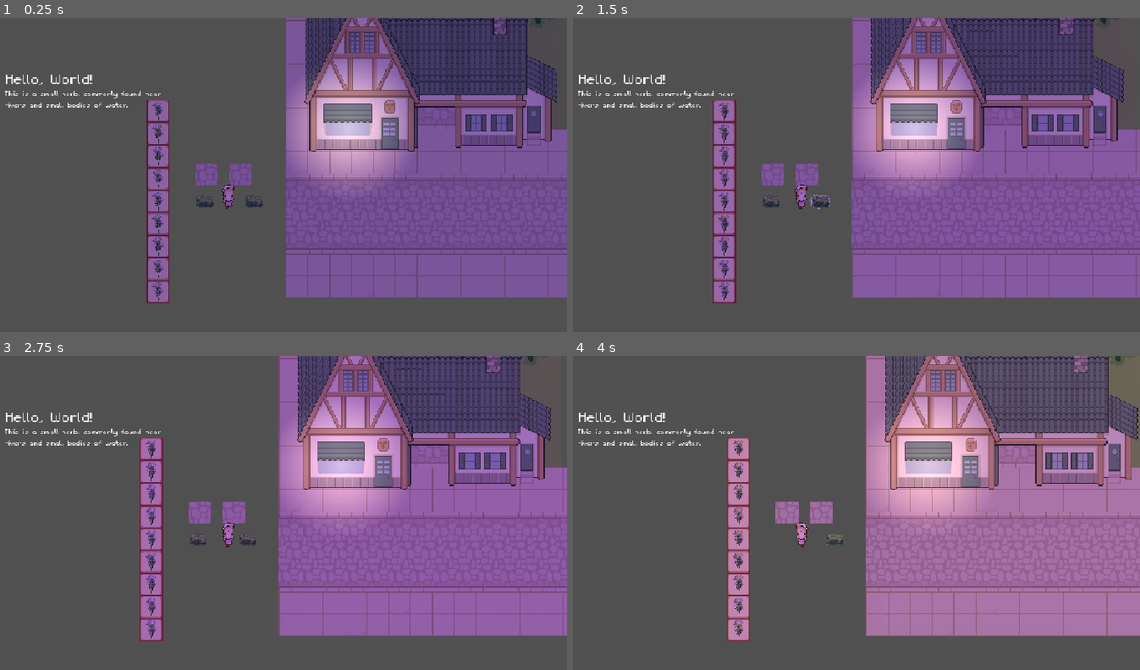
Above: before the commit, frames 1-4 (two rows, left to right).
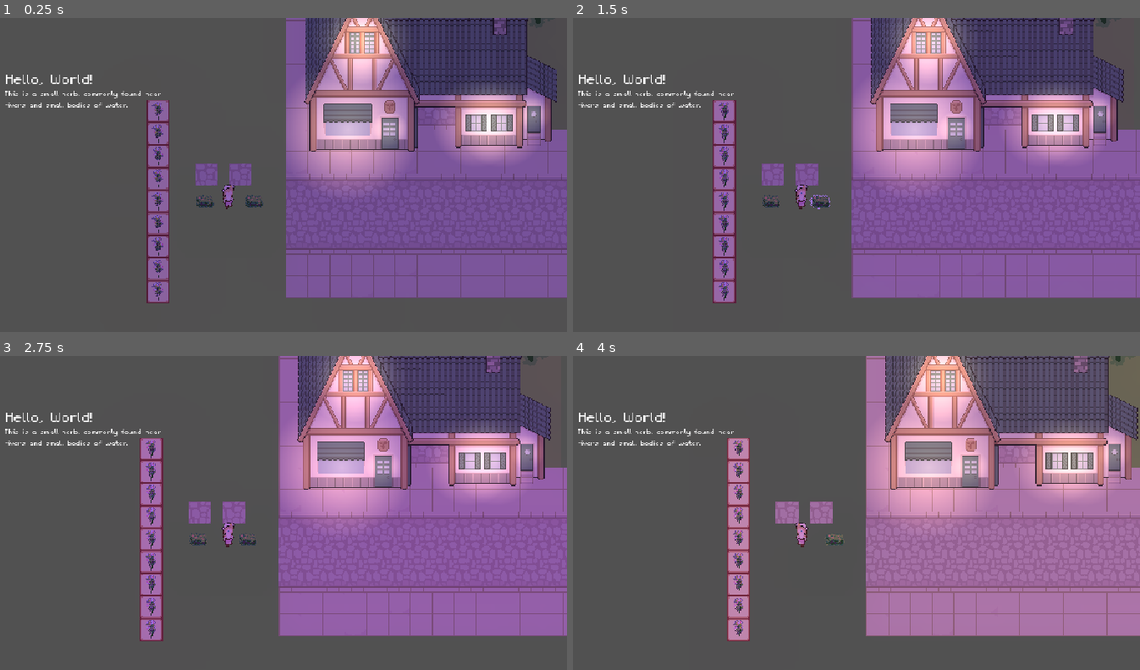
Above: after the commit, the same moments.

Repository: Jelmerrr/Flask-and-Fortune
Game: Godot game, scene res://Scenes/UtilScenes/visual_handler.tscn
Two runs of this game, one before a commit and one after it. Both use one fixed random seed, a clock stepped at 60 frames per second and the inputs below.
Inputs (mouse positions are in pixels of both pictures, inside the frame that each line leads up to):
- Up to frame 1 (0.25 s): no input
- Up to frame 2 (1.5 s): tap Enter at 0.5 s; move the mouse to (777, 203) at 0.52 s; hold D (move_right) 0.53-1.28 s; tap C (OpenCraftingUI) at 0.6, 1.35 s; click (777, 203) at 0.67 s; tap Space at 1.25 s; move the mouse to (822, 203) at 1.27 s; hold S (move_down) from 1.28 s (still down); click (822, 203) at 1.42 s
- Up to frame 3 (2.75 s): tap Enter at 2 s; move the mouse to (294, 462) at 2.02 s; release S (move_down) at 2.03 s; hold D (move_right) from 2.03 s (still down); tap C (OpenCraftingUI) at 2.1 s
- Up to frame 4 (4 s): tap Space at 2.75 s; move the mouse to (765, 622) at 2.77 s; release D (move_right) at 2.78 s; hold W (move_up) 2.78-3.53 s; tap C (OpenCraftingUI) at 2.85, 3.6 s; click (765, 622) at 2.92 s; tap Enter at 3.5 s; move the mouse to (1003, 604) at 3.52 s; hold A (move_left) from 3.53 s (still down)

The runs differ from the first frame. In frame 1, 5.6% of the frame differs, in the area x 57-97%, y 0-46%; in frame 2, 5.3%; in frame 3, 5.1%; in frame 4, 4.8%.

Commit message:
House lighting

Diff:
--- a/Scenes/Non-Gatherable Objects/Houses/PlayerAtelierScene.tscn
+++ b/Scenes/Non-Gatherable Objects/Houses/PlayerAtelierScene.tscn
@@ -1,6 +1,8 @@
-[gd_scene load_steps=8 format=3 uid="uid://hiwkpj110h6r"]
+[gd_scene load_steps=10 format=3 uid="uid://hiwkpj110h6r"]
 
 [ext_resource type="Texture2D" uid="uid://n8wrv1iqppr5" path="res://Assets/Placeholder/HouseTestPlaceholder.png" id="1_82t48"]
+[ext_resource type="Texture2D" uid="uid://cqwxxvjrn42kf" path="res://Assets/Lighting/512x512 textures (61).png" id="2_vg3tk"]
+[ext_resource type="Script" uid="uid://dquvisnyqqvsc" path="res://Scripts/Visual/Lighting/PointLightController.gd" id="3_sidx1"]
 
 [sub_resource type="RectangleShape2D" id="RectangleShape2D_82t48"]
 size = Vector2(149, 190)
@@ -55,3 +57,74 @@
 [node name="CollisionShape2D6" type="CollisionShape2D" parent="Collisions"]
 position = Vector2(146, 157)
 shape = SubResource("RectangleShape2D_traf3")
+
+[node name="Lights" type="Node2D" parent="."]
+
+[node name="PointLight2D" type="PointLight2D" parent="Lights"]
+position = Vector2(-105, 147)
+color = Color(0.8880632, 0.7464715, 0.4535032, 1)
+shadow_color = Color(0, 0, 0, 1)
+texture = ExtResource("2_vg3tk")
+texture_scale = 0.4
+script = ExtResource("3_sidx1")
+isDeterminedByDayNightCycle = true
+
+[node name="PointLight2D2" type="PointLight2D" parent="Lights"]
+position = Vector2(-96, 21)
+color = Color(0.8880632, 0.7464715, 0.4535032, 1)
+shadow_color = Color(0, 0, 0, 1)
+texture = ExtResource("2_vg3tk")
+texture_scale = 0.25
+script = ExtResource("3_sidx1")
+isDeterminedByDayNightCycle = true
+maxEnergy = 0.8
+
+[node name="PointLight2D7" type="PointLight2D" parent="Lights"]
+position = Vector2(-75, 21)
+color = Color(0.8880632, 0.7464715, 0.4535032, 1)
+shadow_color = Color(0, 0, 0, 1)
+texture = ExtResource("2_vg3tk")
+texture_scale = 0.25
+script = ExtResource("3_sidx1")
+isDeterminedByDayNightCycle = true
+maxEnergy = 0.8
+
+[node name="PointLight2D3" type="PointLight2D" parent="Lights"]
+position = Vector2(-46, 146)
+color = Color(0.8880632, 0.7464715, 0.4535032, 1)
+shadow_color = Color(0, 0, 0, 1)
+texture = ExtResource("2_vg3tk")
+texture_scale = 0.1
+script = ExtResource("3_sidx1")
+isDeterminedByDayNightCycle = true
+maxEnergy = 0.6
+
+[node name="PointLight2D4" type="PointLight2D" parent="Lights"]
+position = Vector2(77, 138)
+color = Color(0.8880632, 0.7464715, 0.4535032, 1)
+shadow_color = Color(0, 0, 0, 1)
+texture = ExtResource("2_vg3tk")
+texture_scale = 0.25
+script = ExtResource("3_sidx1")
+isDeterminedByDayNightCycle = true
+maxEnergy = 0.8
+
+[node name="PointLight2D5" type="PointLight2D" parent="Lights"]
+position = Vector2(113, 138)
+color = Color(0.8880632, 0.7464715, 0.4535032, 1)
+shadow_color = Color(0, 0, 0, 1)
+texture = ExtResource("2_vg3tk")
+texture_scale = 0.25
+script = ExtResource("3_sidx1")
+isDeterminedByDayNightCycle = true
+maxEnergy = 0.8
+
+[node name="PointLight2D6" type="PointLight2D" parent="Lights"]
+position = Vector2(158, 125)
+color = Color(0.8880632, 0.7464715, 0.4535032, 1)
+shadow_color = Color(0, 0, 0, 1)
+texture = ExtResource("2_vg3tk")
+texture_scale = 0.1
+script = ExtResource("3_sidx1")
+isDeterminedByDayNightCycle = true
+maxEnergy = 0.6
--- a/Scenes/Placeholder/test_environment.tscn
+++ b/Scenes/Placeholder/test_environment.tscn
@@ -6,8 +6,6 @@
 [ext_resource type="PackedScene" uid="uid://c8p0g5r0f2q08" path="res://Scenes/Gatherable Objects/ObjectScenes/SunberryGatherableObject.tscn" id="4_nfcxt"]
 [ext_resource type="Texture2D" uid="uid://dy10v8phoj74x" path="res://Assets/Placeholder/ExampleStreet.png" id="5_7i3ty"]
 [ext_resource type="PackedScene" uid="uid://hiwkpj110h6r" path="res://Scenes/Non-Gatherable Objects/Houses/PlayerAtelierScene.tscn" id="6_42avm"]
-[ext_resource type="Texture2D" uid="uid://cqwxxvjrn42kf" path="res://Assets/Lighting/512x512 textures (61).png" id="7_vxmrb"]
-[ext_resource type="Script" uid="uid://dquvisnyqqvsc" path="res://Scripts/Visual/Lighting/PointLightController.gd" id="8_0xm56"]
 
 [node name="Test Environment" type="Node2D"]
 y_sort_enabled = true
@@ -116,12 +114,3 @@
 
 [node name="Player Atelier" parent="." instance=ExtResource("6_42avm")]
 position = Vector2(275, -259)
-
-[node name="PointLight2D" type="PointLight2D" parent="."]
-position = Vector2(170, -114)
-color = Color(0.86227375, 0.80674815, 0.51737773, 1)
-shadow_color = Color(0, 0, 0, 1)
-texture = ExtResource("7_vxmrb")
-texture_scale = 0.4
-script = ExtResource("8_0xm56")
-isDeterminedByDayNightCycle = true
--- a/Scripts/Visual/Lighting/PointLightController.gd
+++ b/Scripts/Visual/Lighting/PointLightController.gd
@@ -1,6 +1,7 @@
 extends PointLight2D
 
 @export var isDeterminedByDayNightCycle: bool
+@export_range(0.0, 16.0) var maxEnergy: float = 1.0
 
 func _physics_process(delta: float) -> void:
-	if isDeterminedByDayNightCycle: self.energy = (-sin(GlobalTimeOfDayController.time - 0.5 * PI) + 1.0) * 0.5
+	if isDeterminedByDayNightCycle: self.energy = (-sin(GlobalTimeOfDayController.time - 0.5 * PI) + 1.0) * 0.5 * maxEnergy
Not shown: 1 places in Scenes/Placeholder/test_environment.tscn that only renumber resources
